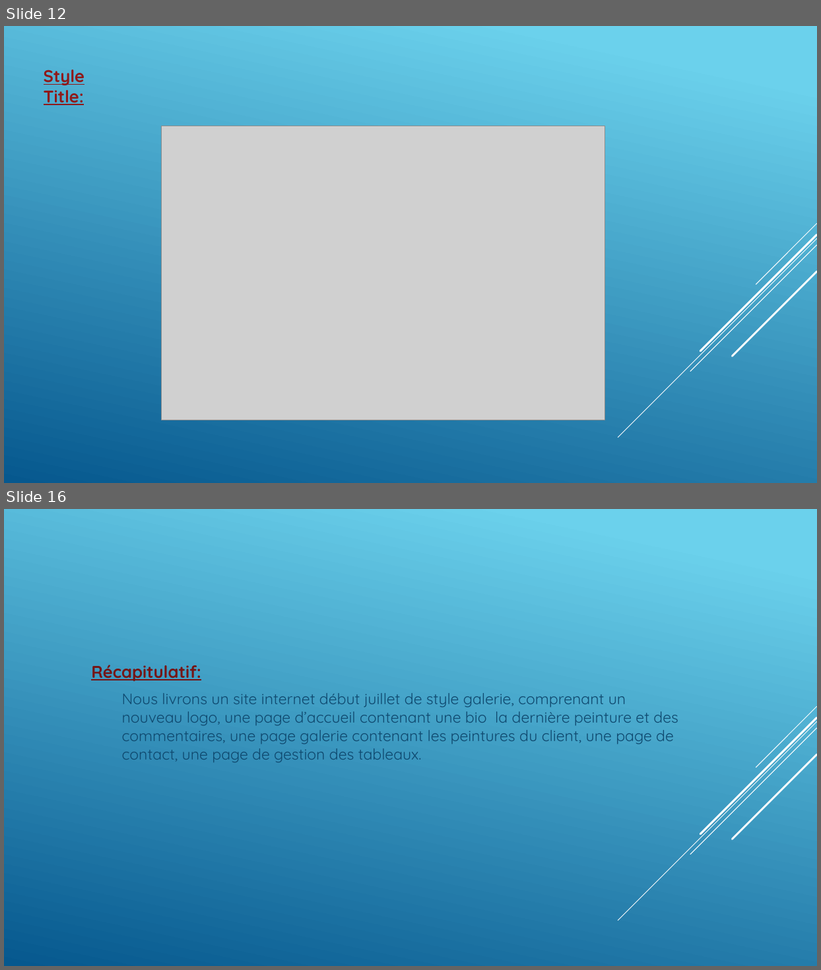
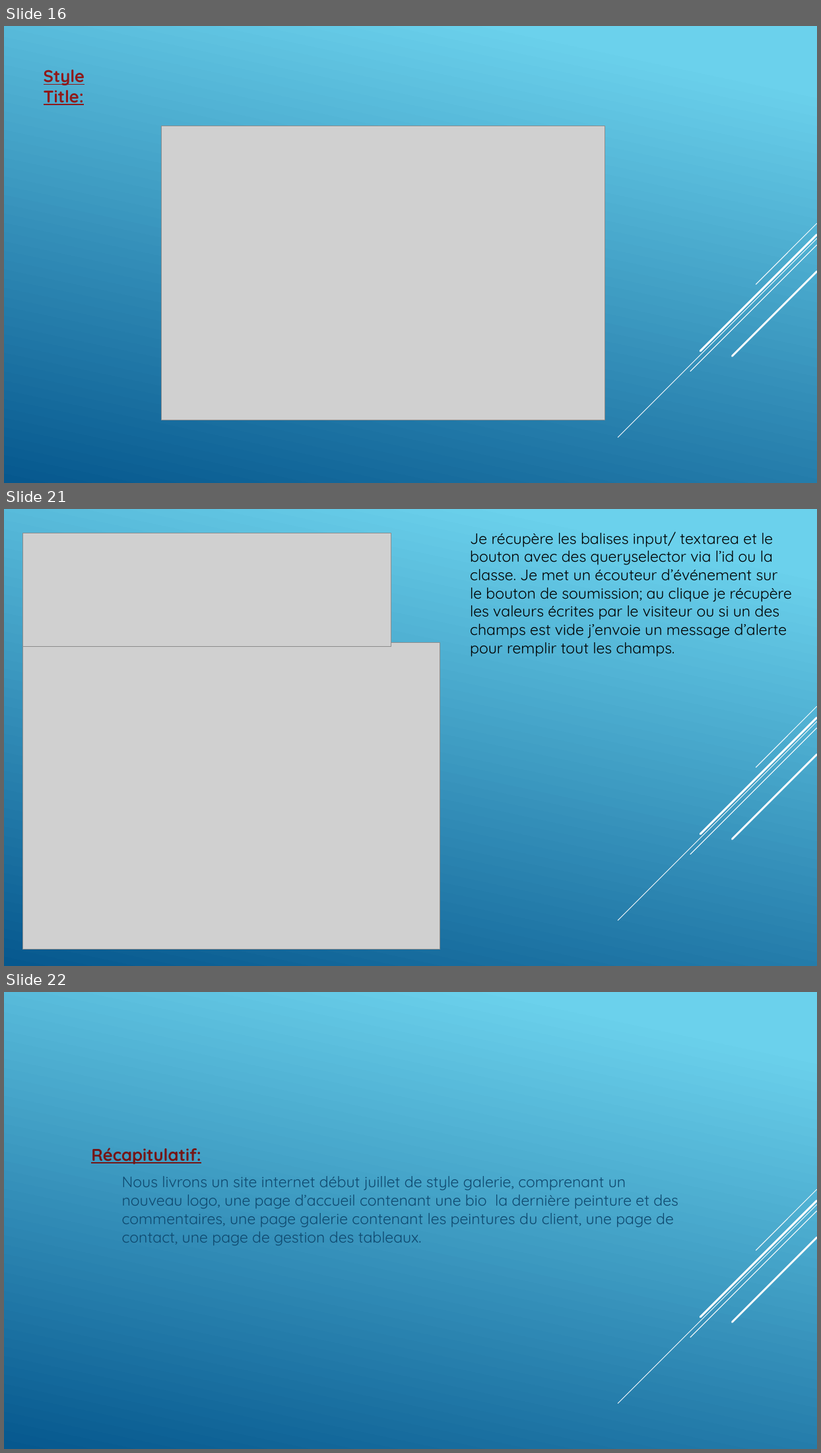
Before and after one commit to GillesP-dev/FilRouge, a slide deck: CDC/L_artiste.pptx. Shown one above the other, each under a label of ours: slides 12 and 16 before the commit, slides 16, 21 and 22 after it; the slides between them are not shown. The pictures are 821x970 and 821x1453 pixels, drawn with LibreOffice and Linux fonts; fonts in the diff are those of the drawing; grey boxes stand for pictures. Boxes give left, top, right and bottom in pixels: in the first picture for what was removed or moved away, otherwise in the second. Text is boxed around its words. In the diff, an @@ line names an element or a change of style, - is before the commit and + after.

```diff
--- a/CDC/L_artiste.pptx
+++ b/CDC/L_artiste.pptx
@@ slide 21 added at box(4, 509, 817, 966), background gradient #6ED2EB to #06588E; not listed: 5 template elements that a slide beside it also shows @@
@@ picture added at box(23, 533, 391, 647) @@
@@ text added at box(470, 531, 792, 657), 18 pt, text #000000 @@
+Je récupère les balises input/ textarea et le bouton avec des queryselector via l’id ou la classe. Je met un écouteur d’événement sur le bouton de soumission; au clique je récupère les valeurs écrites par le visiteur ou si un des champs est vide j’envoie un message d’alerte pour remplir tout les champs.
@@ picture added at box(23, 642, 440, 949) @@
@@ what was slide 12 is now slide 16 @@
@@ what was slide 16 is now slide 22 @@
```
Also in this commit, not shown: 3 slides changed, 6 other slides added, 5 other files.
